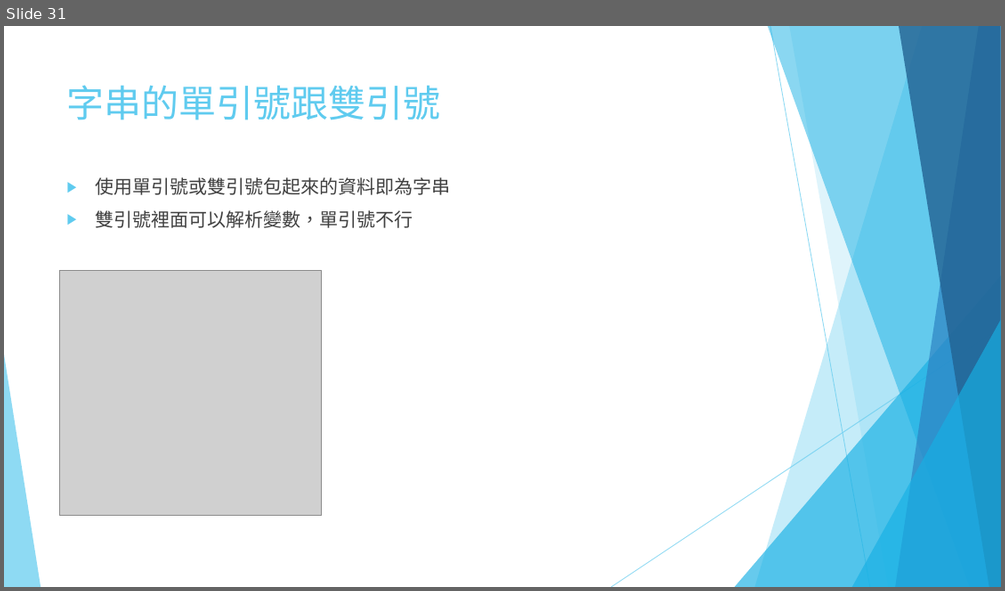
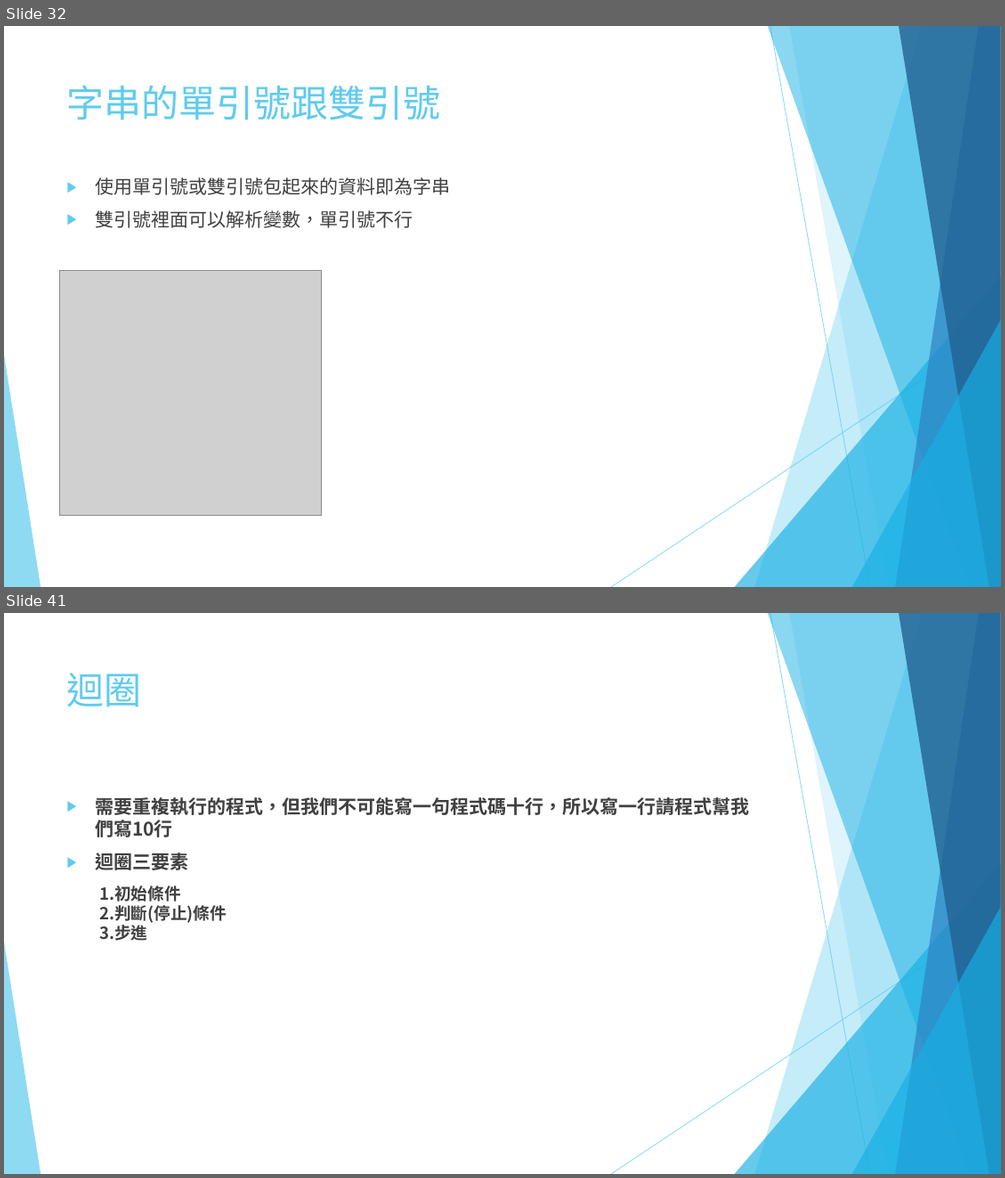
Before and after one commit to 10994015/phpmysqlppt, a slide deck: 01.pptx. Shown one above the other, each under a label of ours: slide 31 before the commit, slides 32 and 41 after it; the slides between them are not shown. The pictures are 1005x591 and 1005x1178 pixels, drawn with LibreOffice and Linux fonts; fonts in the diff are those of the drawing; grey boxes stand for pictures. Boxes give left, top, right and bottom in pixels: in the first picture for what was removed or moved away, otherwise in the second. Text is boxed around its words. In the diff, an @@ line names an element or a change of style, - is before the commit and + after.

```diff
--- a/01.pptx
+++ b/01.pptx
@@ slide 41 added at (4, 613, 1001, 1174), background #FFFFFF; not listed: 10 template elements that a slide beside it also shows @@
@@ title added at (67, 673, 142, 707), 36 pt, text #5FCBEF @@
+迴圈
@@ text added at (95, 797, 749, 941), 18 pt, text #404040, bold @@
+▶ 需要重複執行的程式，但我們不可能寫一句程式碼十行，所以寫一行請程式幫我們寫10行
+▶ 迴圈三要素
+  1.初始條件
+  2.判斷(停止)條件
+  3.步進
@@ what was slide 31 is now slide 32 @@
```
Also in this commit, not shown: 19 other slides added.
